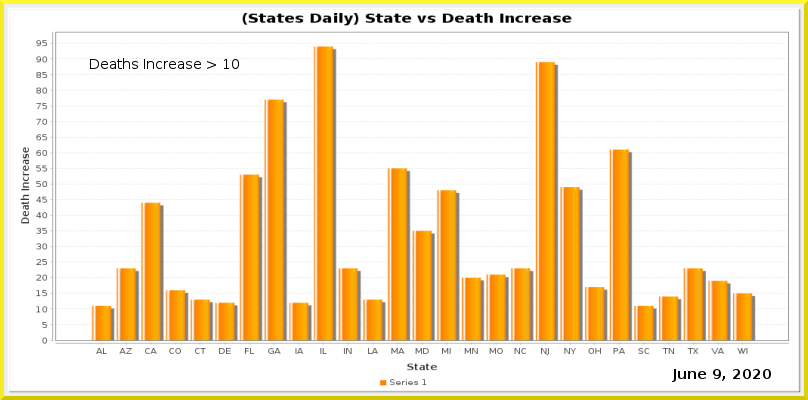
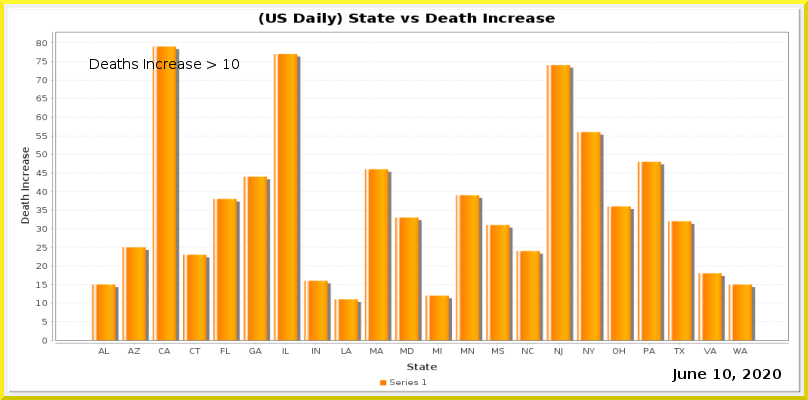
The second (808, 400) image is a revision of the first. Changes to its layers:
painted on "Current Date" over [713, 369, 781, 381]
painted on "Date_vs_TestIncrease.png" over [36, 12, 789, 356]
